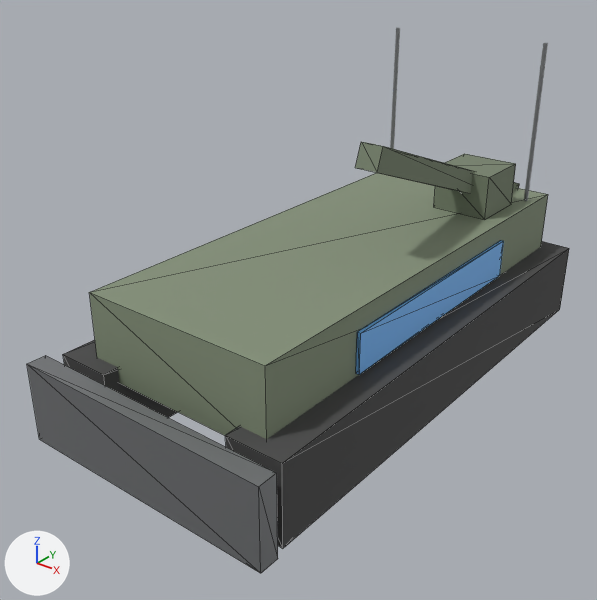
Renders of the glTF model game/assets/models/units/ru_engineer.glb from each side of a commit.
Rendered twice from a 50 mm lens placed at (5.71, -8.23, 5.79), pointed at (-0.17, -0.88, 1.23). The lights are fixed; the arrows at lower left show +X, +Y and +Z. The older version comes first. Mesh edges are drawn as thin lines on the coarser meshes. Where no turn or scale is listed for an object, it has been applied to the vertices. Vertices at exactly the same position are counted once.

The scene before the commit, as lines of its bpy script (objects in view):
```python
me_crane_boom = bpy.data.meshes.new('crane_boom')
me_crane_boom.from_pydata(...)  # 8 vertices, 12 faces; spans x 0.51..0.81, y -0.7..3.23, z 1.64..3.32
me_crane_boom.materials.append(mat_ru_accent)  # greyish green #77826d
me_team_panel_r = bpy.data.meshes.new('team_panel_r')
me_team_panel_r.from_pydata(...)  # a box spanning x 1.29..1.34, y -1.7..1.7, z 1.09..1.6
me_team_panel_r.materials.append(mat_team_color)  # blue #6fb6f9
me_whip_1 = bpy.data.meshes.new('whip_1')
me_whip_1.from_pydata(...)  # a 12-sided cylinder along z spanning x 1.12..1.18, y 2.69..2.75, z 1.86..4.06
me_whip_1.materials.append(mat_metal)  # grey #898b8e
ob_crane_boom = bpy.data.objects.new('crane_boom', me_crane_boom)
ob_crane_boom.location = (0.0, 0.0, 0.0)
ob_team_panel_r = bpy.data.objects.new('team_panel_r', me_team_panel_r)
ob_team_panel_r.location = (0.0, 0.0, 0.0)
ob_whip_1 = bpy.data.objects.new('whip_1', me_whip_1)
ob_whip_1.location = (0.0, 0.0, 0.0)
# also in view: 'track_r' at (1.29, 0.0, 0.52); 'dozer_blade' at (0.0, -3.7, 0.56); 'crane_base' at (0.66, 2.04, 2.16); 'track_l' at (-1.29, 0.0, 0.52); 'hull' at (0.0, 0.0, 1.35)
```
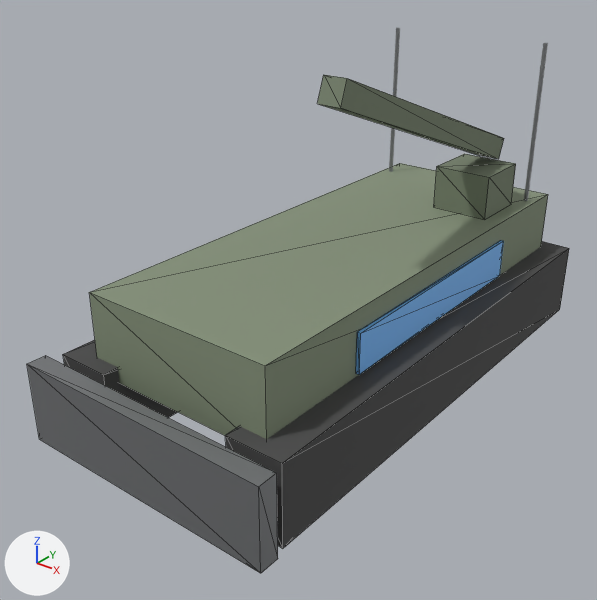
Edits to the bpy script that builds the scene:
```text
Change me_crane_boom:
    used by ob_crane_boom; location = (0.0, 0.0, 0.0)
    remove me_crane_boom.from_pydata(...)  # 8 vertices, 12 faces; spans x 0.51..0.81, y -0.7..3.23, z 1.64..3.32
    add me_crane_boom.from_pydata(...)  # 8 vertices, 12 faces; spans x -0.15..0.15, y -3.46..0.47, z 0.02..1.71
    me_crane_boom part 1: the whole mesh is moved by (-0.66, -2.76, -1.61)
Change ob_crane_boom:
    ob_crane_boom.location: (0.0, 0.0, 0.0) -> (0.66, 2.04, 2.46)
```

Location of each change, [x1, y1, x2, y2] in pixels of the pictures (597 x 600 px):
'crane_boom', moved
    before: [355, 142, 519, 194]
    after: [317, 75, 504, 159]
